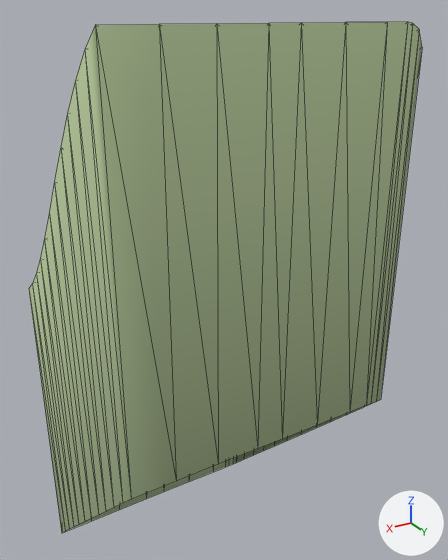
The glTF model ground/ground-ramp-l-12.glb as it was, and as the next commit left it.
Camera for both pictures: a 50 mm camera at (1.0, 1.87, 1.02) aimed at (-0.14, -0.03, 0.07). The axes (+X, +Y, +Z) are drawn at lower right. The lights are the same throughout. The first picture is the older version. Mesh edges are drawn as thin lines.

In view in the first picture: 'ground-ramp-l-12'.
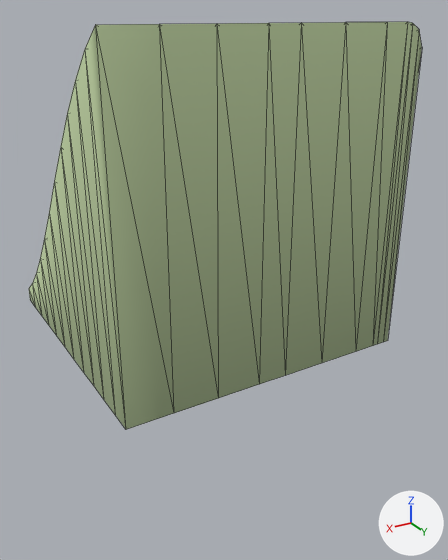
Location of each change, [x1, y1, x2, y2] in pixels of the pictures (448 x 560 px):
'ground-ramp-l-12', reshaped (20% shorter): before [29, 22, 422, 533]; after [29, 22, 422, 429]

Diff of the bpy script that builds the scene:
```diff
--- a/ground/ground-ramp-l-12.glb.py
+++ b/ground/ground-ramp-l-12.glb.py
@@ me_ground_ramp_l_12 @@
 # used by ob_ground_ramp_l_12; location = (0.0, 0.0, 0.0)
-me_ground_ramp_l_12.from_pydata(...)  # 174 vertices, 304 faces; spans x -0.5..0.5, y -0.5..0.5, z -1.3..1.0
+me_ground_ramp_l_12.from_pydata(...)  # 174 vertices, 304 faces; spans x -0.5..0.5, y -0.5..0.5, z -0.07..1.0
+# me_ground_ramp_l_12 part 1: all 42 vertices in x -0.5..0.5, y -0.5..0.5, z -1.3..-0.3 are scaled about their middle by (1, 1, 0), then moved by (0.0, 0.0, 0.75)
 me_ground_ramp_l_12.materials.append(mat_ground)
```
